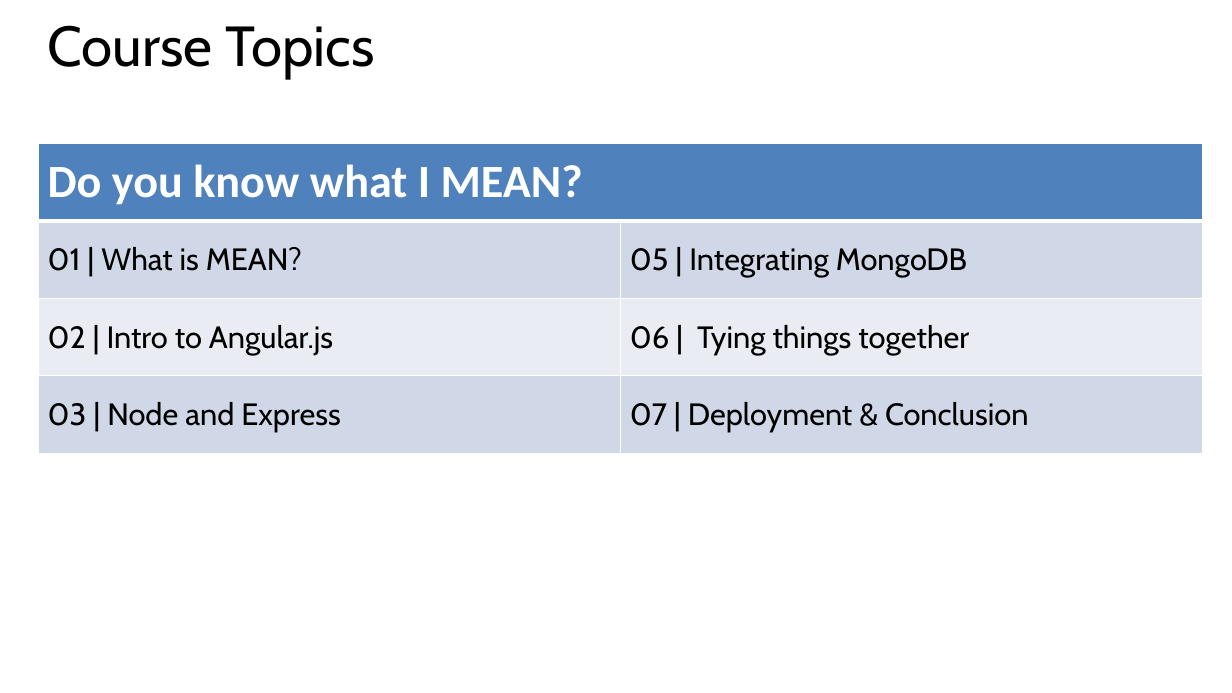
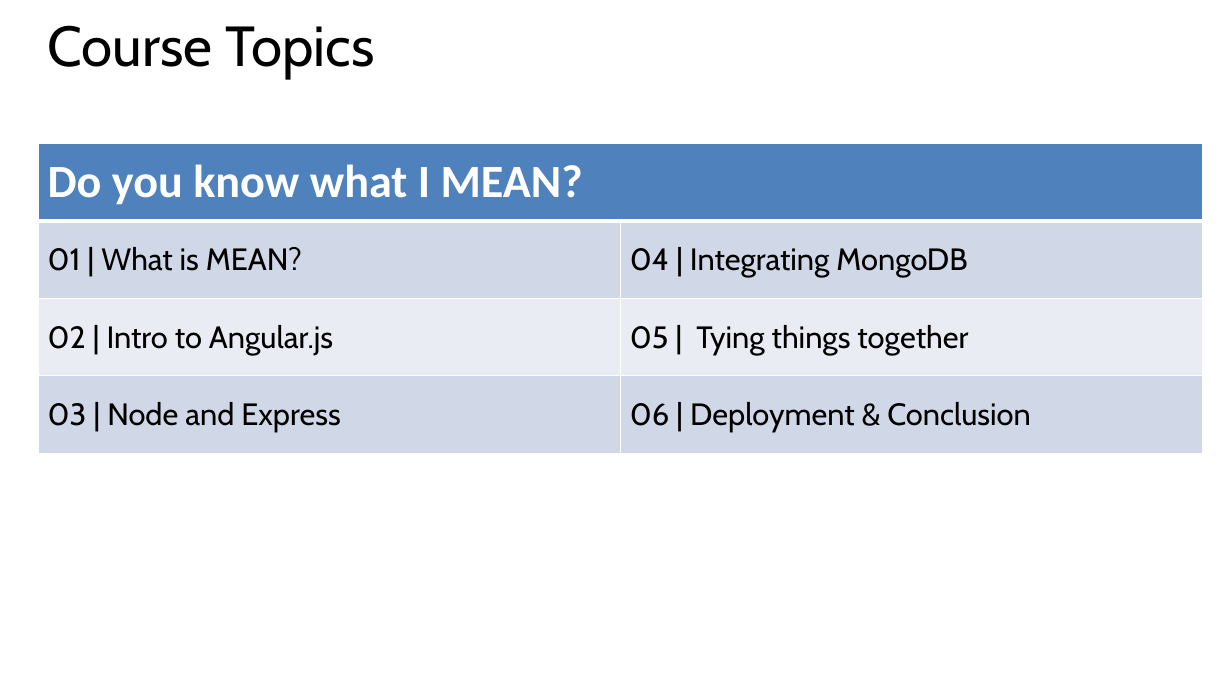
Before and after one commit to hwz/chirp, a slide deck: slide 4 of slides/module1.pptx. Drawn at 1232x693 pixels with LibreOffice and Linux fonts; fonts in the diff are those of the drawing. Boxes give left, top, right and bottom in pixels: in the first picture for what was removed or moved away, otherwise in the second. Text is boxed around its words. In the diff, an @@ line names an element or a change of style, - is before the commit and + after.

Commit message:
whoops numbering

```diff
--- a/slides/module1.pptx
+++ b/slides/module1.pptx
@@ table at (x1=38, y1=143, x2=1202, y2=454) @@
-row 2, column 2: 05 | Integrating MongoDB
+row 2, column 2: 04 | Integrating MongoDB
-row 3, column 2: 06 | Tying things together
+row 3, column 2: 05 | Tying things together
-row 4, column 2: 07 | Deployment & Conclusion
+row 4, column 2: 06 | Deployment & Conclusion
```
